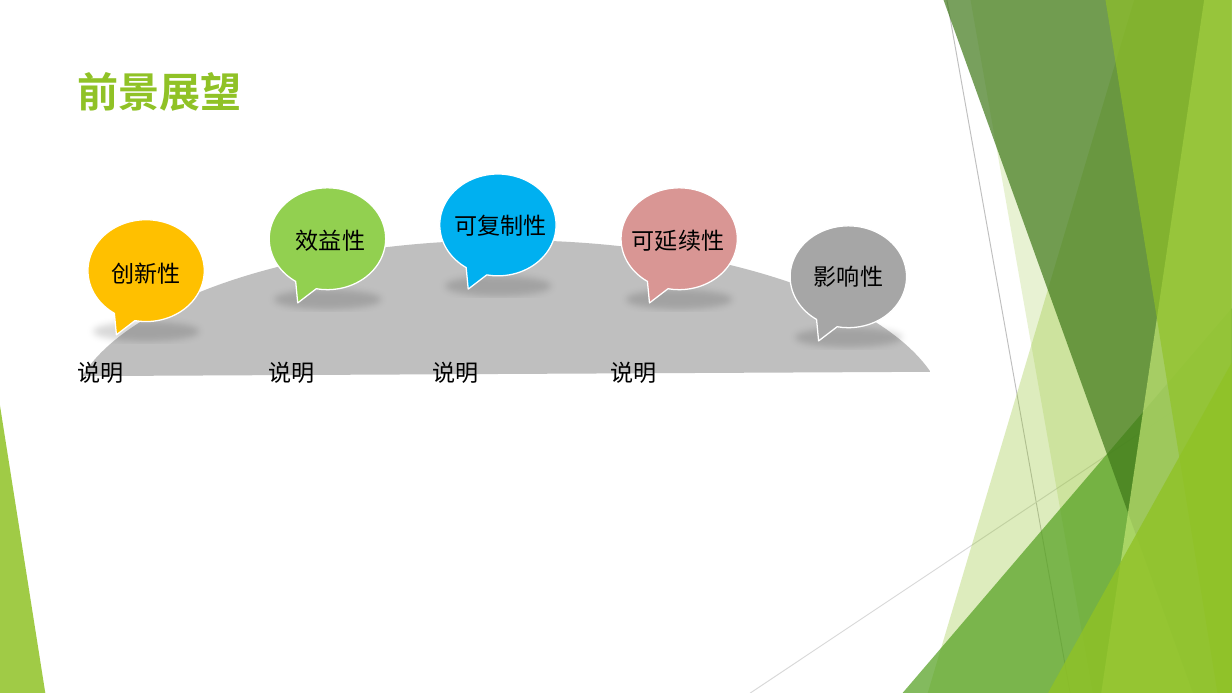
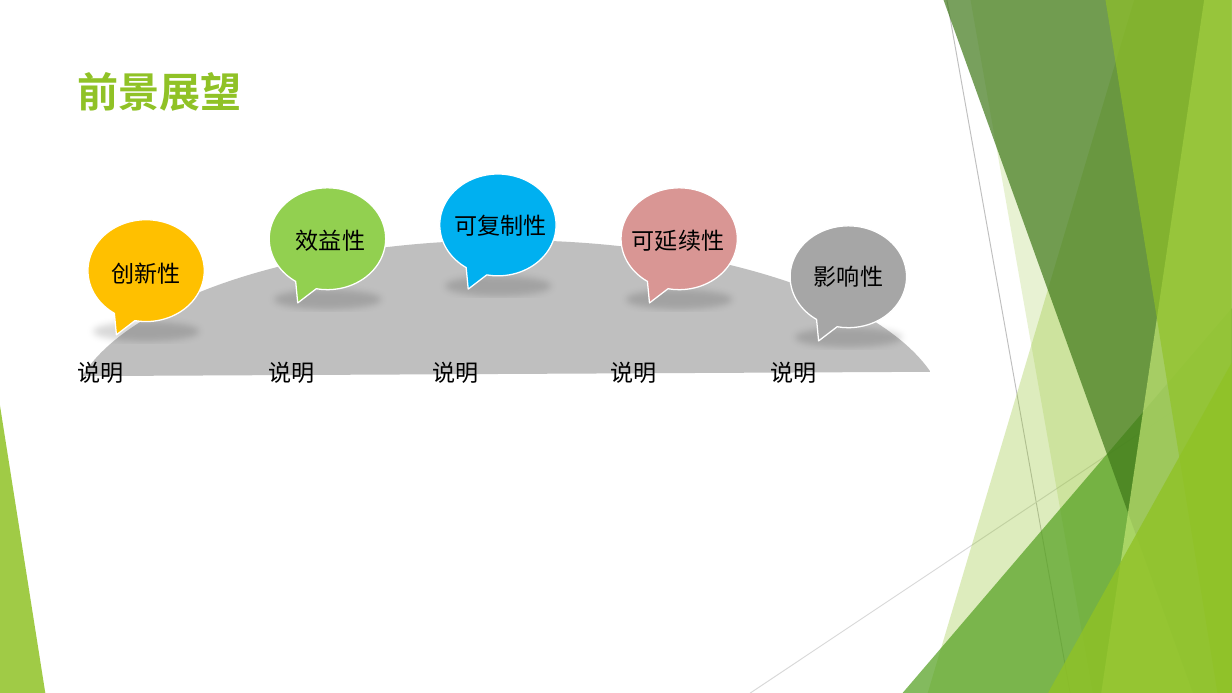
Before and after one commit to JerryandNibble/TradeUnion, a slide deck: slide 7 of 毕业设计答辩PPT/工会日常工作管理系统PPT.pptx (slide 8 before the commit). Drawn at 1232x693 pixels with LibreOffice and Linux fonts; fonts in the diff are those of the drawing. Boxes give left, top, right and bottom in pixels: in the first picture for what was removed or moved away, otherwise in the second. Text is boxed around its words. In the diff, an @@ line names an element or a change of style, - is before the commit and + after.

```diff
--- a/毕业设计答辩PPT/工会日常工作管理系统PPT.pptx
+++ b/毕业设计答辩PPT/工会日常工作管理系统PPT.pptx
@@ text added at <box>770,362,816,387</box>, 18 pt, text #000000 @@
+说明
```
Also in this commit, not shown: 1 slide removed, 29 other files.
